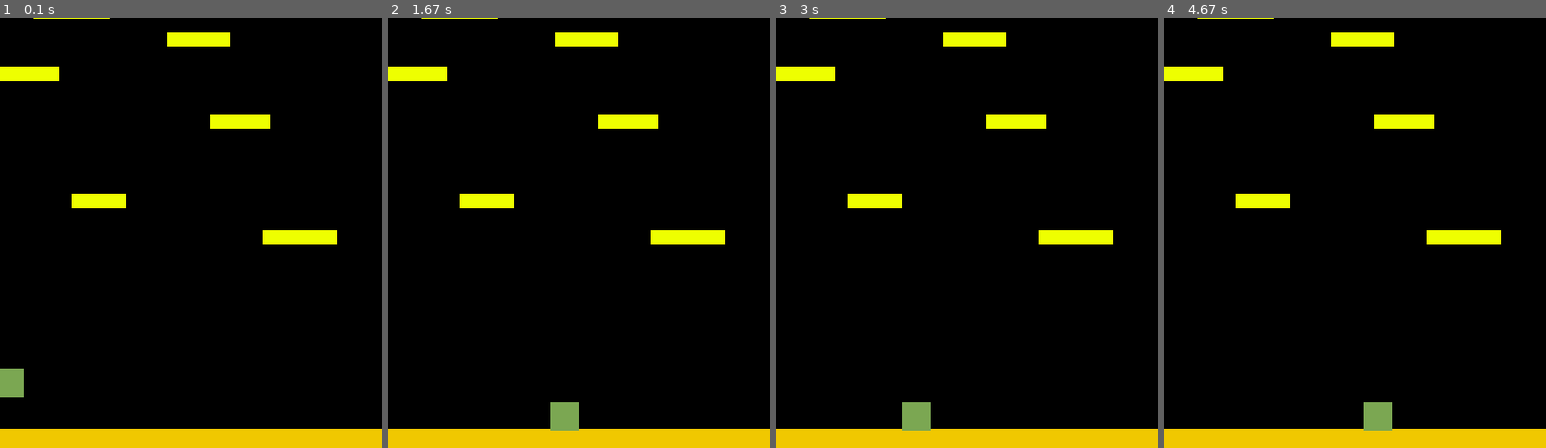
Above: before the commit, frames 1-4 (left to right).
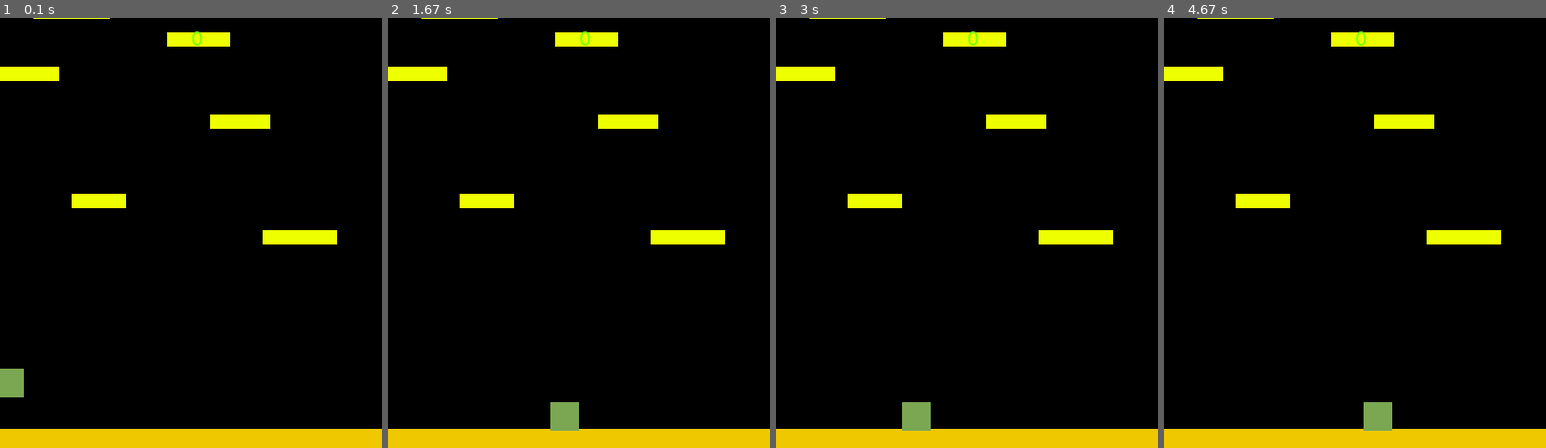
Above: after the commit, the same moments.

Repository: Battleweaver/pygame_platformer
Game: pygame game, started from main.py
Same seed, same stepped clock (60 frames per second), same inputs: the game is played once before the commit and once after it.
Inputs:
- Up to frame 1 (0.1 s): no input
- Up to frame 2 (1.67 s): hold Right 0.33-0.8 s; hold Right 0.83-1.3 s; hold Left from 1.33 s (still down)
- Up to frame 3 (3 s): release Left at 1.87 s; hold Left 1.9-2.3 s; hold Right 2.33-2.97 s
- Up to frame 4 (4.67 s): tap Space at 3 s; hold Left 3.33-3.8 s; hold Right 3.83-4.3 s; hold Right from 4.33 s (still down)

The runs differ from the first frame. In frame 1, less than 0.1% of the frame differs, in the area x 50-53%, y 3-7%; in frame 2, less than 0.1%; in frame 3, less than 0.1%; in frame 4, less than 0.1%.

Commit message:
create game over screen create score mechanics

Diff:
--- a/ground_platform.py
+++ b/ground_platform.py
@@ -10,3 +10,4 @@
         self.surf = pygame.Surface((random.randint(50, 100), 15))
         self.surf.fill((238, 255, 0))
         self.rect = self.surf.get_rect(center=(random.randint(0, WIDTH-10), random.randint(0, HEIGHT - 30)))
+        self.point = True
--- a/main.py
+++ b/main.py
@@ -1,6 +1,5 @@
-import random
 import sys
-
+import time
 import pygame
 from pygame.locals import *
 from constants import *
@@ -15,6 +14,17 @@
 
 # Game Loop
 while True:
+
+    if P1.rect.top > HEIGHT:
+        for entity in all_sprites:
+            entity.kill()
+            time.sleep(1)
+            displaysurface.fill((255,0,0))
+            time.sleep(2)
+            pygame.display.update()
+            pygame.quit()
+            sys.exit()
+
     for event in pygame.event.get():
         if event.type == QUIT:
             pygame.quit()
@@ -42,5 +52,9 @@
     for entity in all_sprites:
         displaysurface.blit(entity.surf, entity.rect)
 
+    score_font = pygame.font.SysFont("Verdana", 20)
+    score_display = score_font.render(str(P1.score), True, (123, 255, 0))
+    displaysurface.blit(score_display, (WIDTH / 2, 10))
+
     pygame.display.update()
     FramePerSec.tick(FPS)
--- a/player.py
+++ b/player.py
@@ -15,6 +15,7 @@
         self.acc = vec((0, 0))
 
         self.jumping = False
+        self.score = 0
 
     def move(self):
         self.acc = vec((0, 0.5))
@@ -52,6 +53,10 @@
         if self.vel.y > 0:
             if hits:
                 if self.pos.y < hits[0].rect.bottom:
+                    if hits[0].point == True:
+                        hits[0].point = False
+                        self.score += 1
+
                     self.jumping = False
                     self.pos.y = hits[0].rect.top + 1
                     self.vel.y = 0
--- a/sprite_groups.py
+++ b/sprite_groups.py
@@ -12,6 +12,7 @@
 PT1.surf = pygame.Surface((WIDTH, 20))
 PT1.surf.fill((240, 200, 0))
 PT1.rect = PT1.surf.get_rect(center=(WIDTH / 2, HEIGHT - 10))
+PT1.point = False
 
 all_sprites = pygame.sprite.Group()
 all_sprites.add(PT1)
